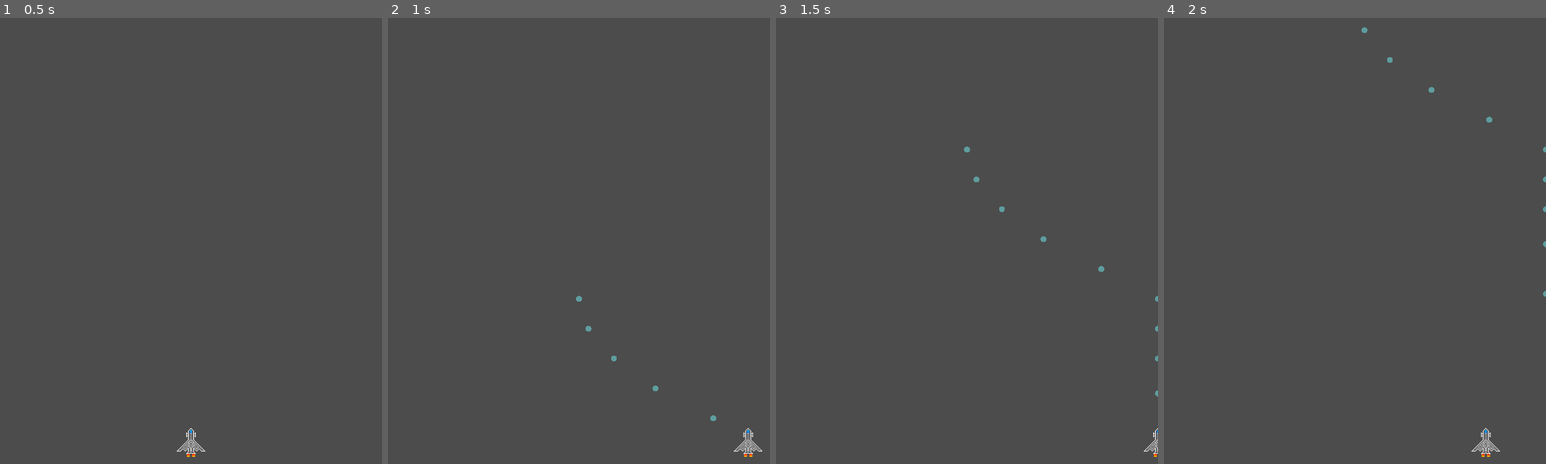
Above: before the commit, frames 1-4 (left to right).
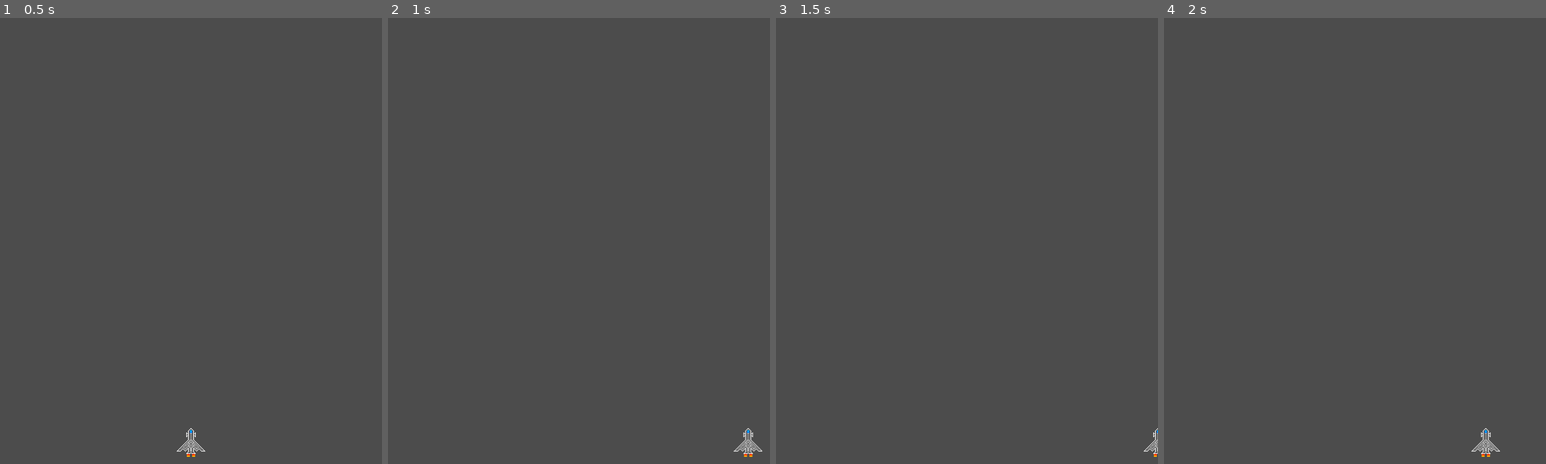
Above: after the commit, the same moments.

Repository: CAABAG/Pixel-Invaders
Game: Godot game, scene res://res/scenes/Main.tscn
Same seed, same stepped clock (60 frames per second), same inputs: the game is played once before the commit and once after it. The project has no main scene, so this scene is started directly.
Inputs (mouse positions are in pixels of both pictures, inside the frame that each line leads up to):
- Up to frame 1 (0.5 s): no input
- Up to frame 2 (1 s): tap Enter at 0.5 s; move the mouse to (663, 232) at 0.52 s; hold Right (ui_right) from 0.53 s (still down); hold Ctrl from 0.53 s (still down); click (663, 232) at 0.67 s; tap Space at 0.77 s
- Up to frame 3 (1.5 s): move the mouse to (890, 281) at 1.27 s; release Right (ui_right) at 1.28 s; release Ctrl at 1.28 s; hold Left (ui_left) from 1.28 s (still down); tap Ctrl at 1.35 s
- Up to frame 4 (2 s): keep holding Left (ui_left); tap Space at 1.52 s

Frame 1 is identical in both runs. In frame 2, less than 0.1% of the frame differs, in the area x 49-86%, y 62-91%; in frame 3, 0.1%, in the area x 49-100%, y 28-85%; in frame 4, 0.1%.
Error after the commit: Attempt to call function 'get_sprite_frames' in base 'null instance' on a null instance. (res://src/Player.gd:7)

Commit message:
Code optimizations and cosmetics

Diff:
--- a/src/Player.gd
+++ b/src/Player.gd
@@ -4,6 +4,7 @@
 var movement = 0
 var speed = 90
 var shot_timestamp = 0
+var half_height = get_node("AnimatedSprite").get_sprite_frames().get_frame($AnimatedSprite.animation,0).get_size().y/2
 export (PackedScene) var Bullet
 
 enum Direction {RIGHT, LEFT}
@@ -51,11 +52,9 @@
 	if (should_shoot):
 		if OS.get_ticks_msec() - shot_timestamp < 100:
 			return
-
 		shot_timestamp = OS.get_ticks_msec()
 		var b = Bullet.instance()
 		b.position.x = position.x
-		var half_height = get_node("AnimatedSprite").get_sprite_frames().get_frame($AnimatedSprite.animation,0).get_size().y/2
 		b.position.y = position.y - half_height
 		b.is_player_owned = true
 		get_tree().get_root().add_child(b)
